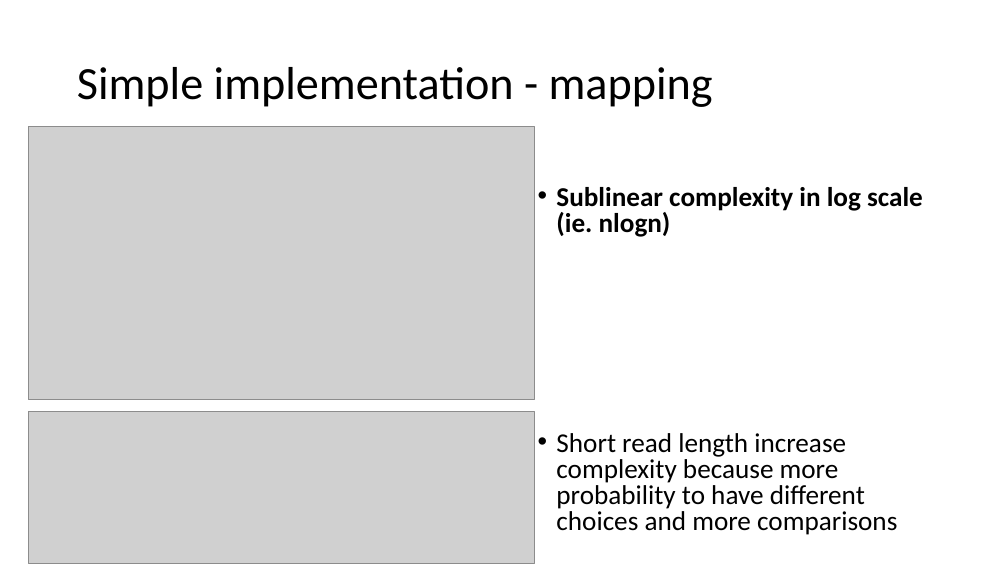
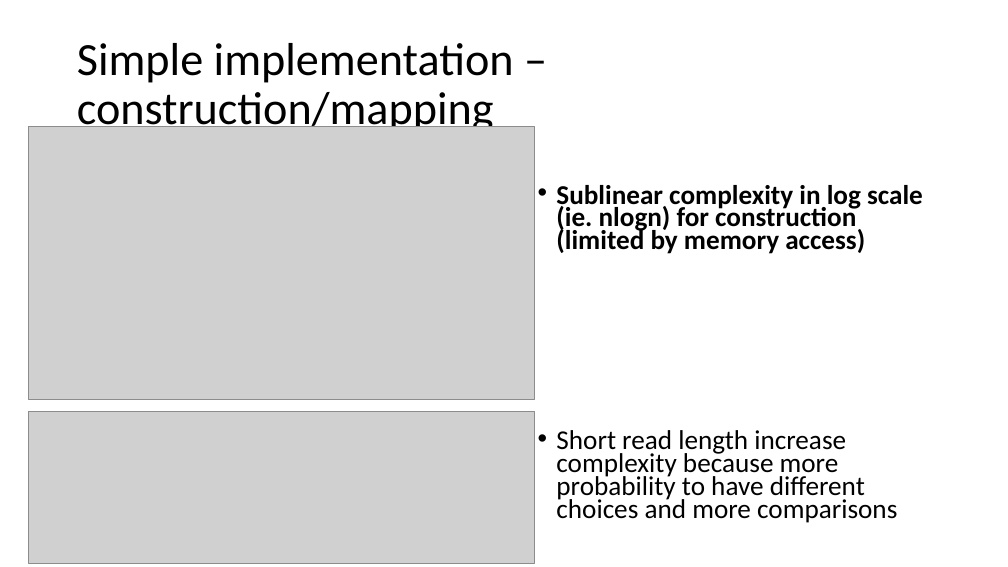
Before and after one commit to Coohrentiin/Index-structure-and-mapping, a slide deck: slide 14 of EXAM-Genome mapping.pptx. Drawn at 1008x567 pixels with LibreOffice and Linux fonts; fonts in the diff are those of the drawing; grey boxes stand for pictures. Boxes give left, top, right and bottom in pixels: in the first picture for what was removed or moved away, otherwise in the second. Text is boxed around its words. In the diff, an @@ line names an element or a change of style, - is before the commit and + after.

```diff
--- a/EXAM-Genome mapping.pptx
+++ b/EXAM-Genome mapping.pptx
@@ title at box(77, 43, 514, 136): text changed @@
-Simple implementation - mapping
+Simple implementation – construction/mapping
@@ text at box(556, 185, 923, 254): text changed @@
-• Sublinear complexity in log scale (ie. nlogn)
+• Sublinear complexity in log scale (ie. nlogn) for construction (limited by memory access)
@@ text at box(556, 430, 897, 523): line spacing 0.8 to 0.7 @@
```
Also in this commit, not shown: 3 other slides changed, 3 other files.
